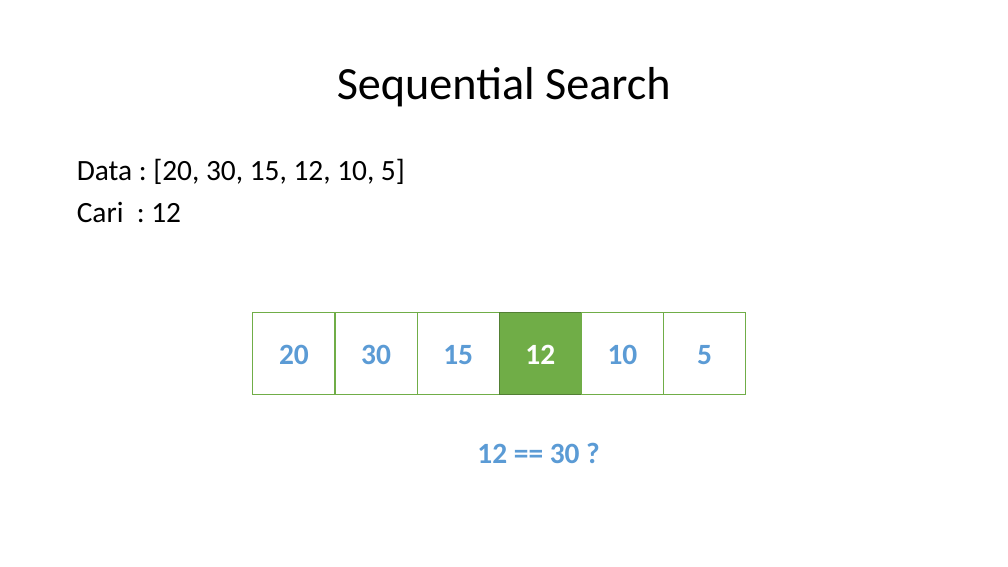
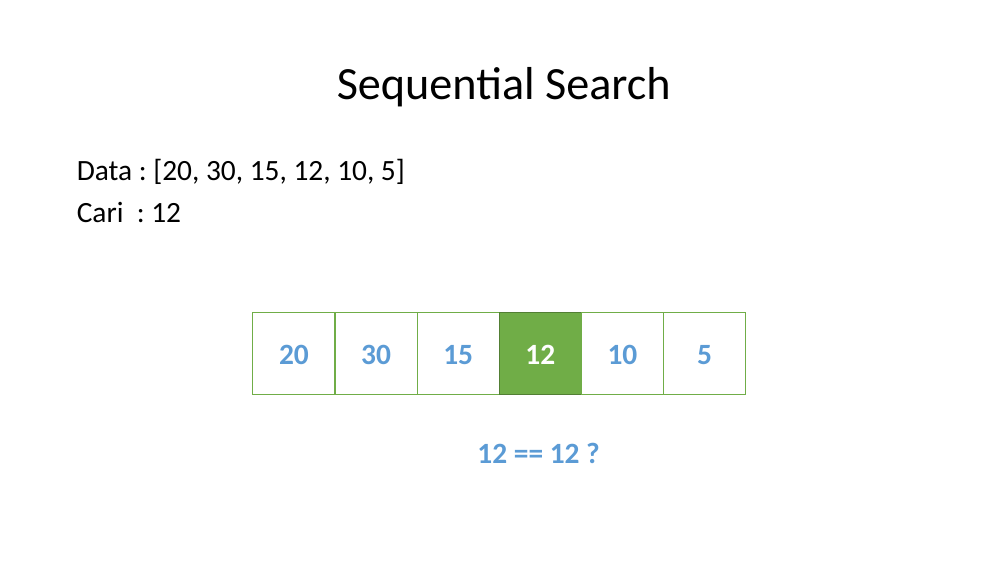
Before and after one commit to riskimidiw/praktikum, a slide deck: slide 6 of algoritma-2/pertemuan-4(searching)/materi/Pencarian.pptx. Drawn at 1008x567 pixels with LibreOffice and Linux fonts; fonts in the diff are those of the drawing. Boxes give left, top, right and bottom in pixels: in the first picture for what was removed or moved away, otherwise in the second. Text is boxed around its words. In the diff, an @@ line names an element or a change of style, - is before the commit and + after.

Commit message:
update pertemuan-4 searching

```diff
--- a/algoritma-2/pertemuan-4(searching)/materi/Pencarian.pptx
+++ b/algoritma-2/pertemuan-4(searching)/materi/Pencarian.pptx
@@ text at bbox=[477, 443, 580, 463]: text changed @@
-12 == 30 ?
+12 == 12 ?
```
Also in this commit, not shown: 3 other slides changed, 1 slide added, 4 other files.
